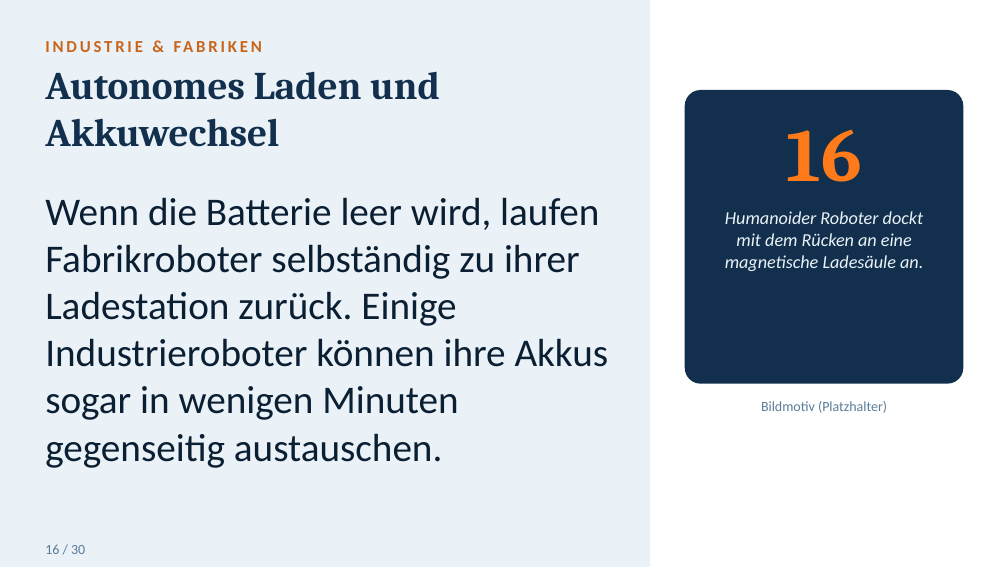
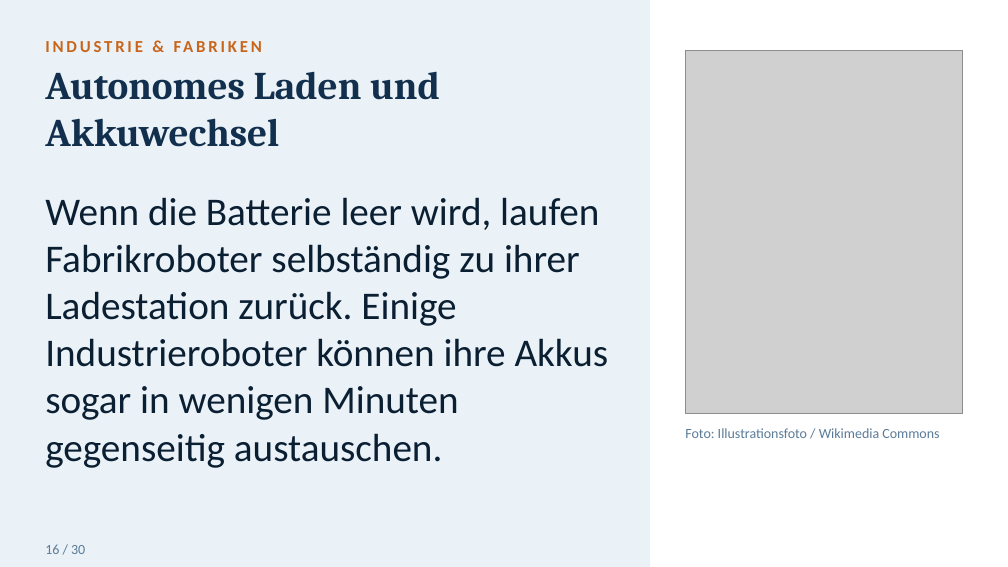
Before and after one commit to toshkaraf/tagesf-rderst-tte, a slide deck: slide 17 of Humanoide_Roboter_gross.pptx. Drawn at 1008x567 pixels with LibreOffice and Linux fonts; fonts in the diff are those of the drawing; grey boxes stand for pictures. Boxes give left, top, right and bottom in pixels: in the first picture for what was removed or moved away, otherwise in the second. Text is boxed around its words. In the diff, an @@ line names an element or a change of style, - is before the commit and + after.

```diff
--- a/Humanoide_Roboter_gross.pptx
+++ b/Humanoide_Roboter_gross.pptx
@@ picture added at [685, 50, 963, 413] @@
@@ rounded rectangle removed at [685, 91, 963, 383] @@
@@ text removed at [786, 129, 861, 182] @@
-16
@@ text removed at [725, 211, 923, 271] @@
-Humanoider Roboter dockt mit dem Rücken an eine magnetische Ladesäule an.
@@ text removed at [761, 401, 887, 413] @@
-Bildmotiv (Platzhalter)
@@ text added at [685, 428, 939, 438], 10 pt, text #5B7C99 @@
+Foto: Illustrationsfoto / Wikimedia Commons
```
Also in this commit, not shown: 12 other slides changed.
